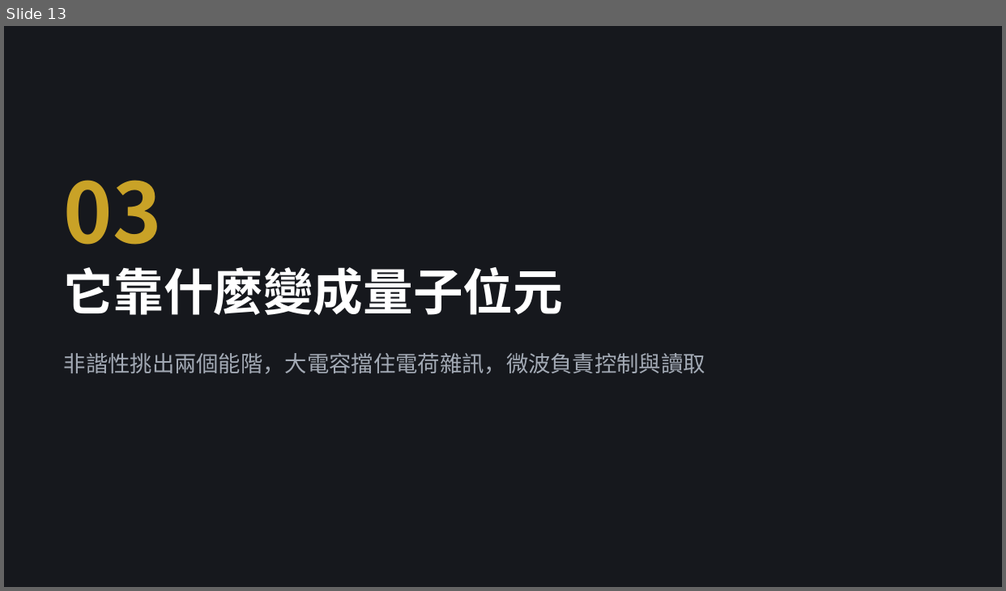
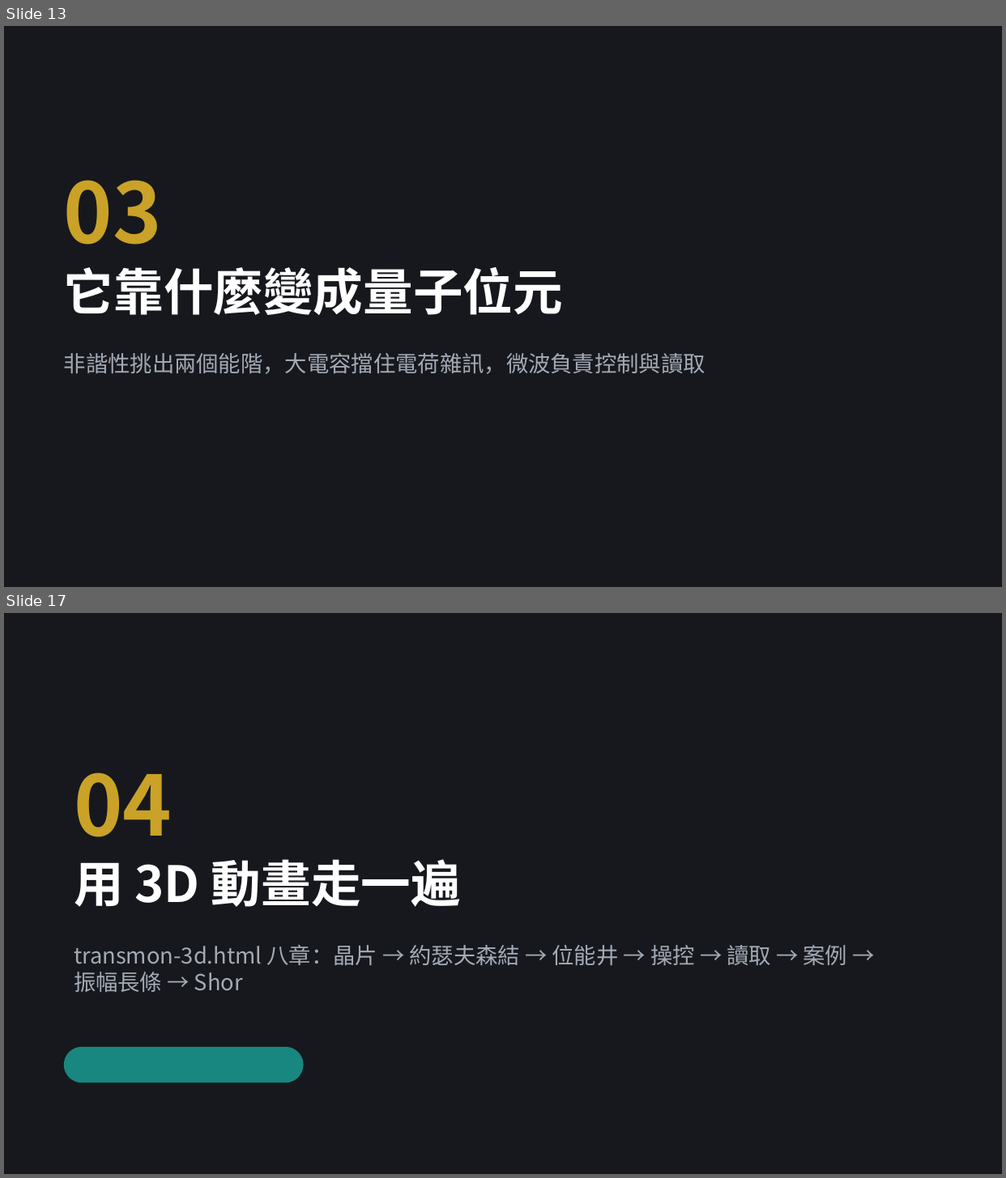
Before and after one commit to pcpcchen-coder/QuantumComputing, a slide deck: slides/transmon.pptx. Shown one above the other, each under a label of ours: slide 13 before the commit, slides 13 and 17 after it; the slides between them are not shown. The pictures are 1006x591 and 1006x1178 pixels, drawn with LibreOffice and Linux fonts; fonts in the diff are those of the drawing. Boxes give left, top, right and bottom in pixels: in the first picture for what was removed or moved away, otherwise in the second. Text is boxed around its words. In the diff, an @@ line names an element or a change of style, - is before the commit and + after.

```diff
--- a/slides/transmon.pptx
+++ b/slides/transmon.pptx
@@ slide 17 added at (4,613,1002,1174), background #16181D @@
@@ text added at (74,773,172,837), 60 pt, text #C9A227, bold @@
+04
@@ title added at (74,859,461,907), 36 pt, text #FFFFFF, bold @@
+用 3D 動畫走一遍
@@ text added at (74,945,848,992), 16 pt, text #A3AAB5 @@
+transmon-3d.html 八章：晶片 → 約瑟夫森結 → 位能井 → 操控 → 讀取 → 案例 → 振幅長條 → Shor
@@ rounded rectangle added at (64,1047,304,1083), fill #17877F @@
```
Also in this commit, not shown: 13 slides changed, 5 other slides added, 18 other files.
